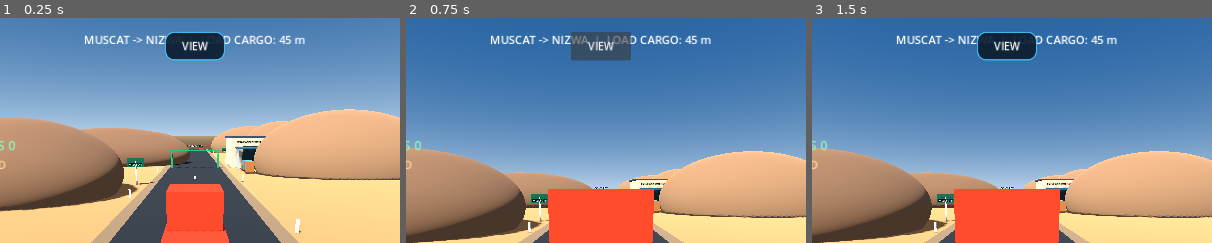
Above: before the commit, frames 1-3 (left to right).
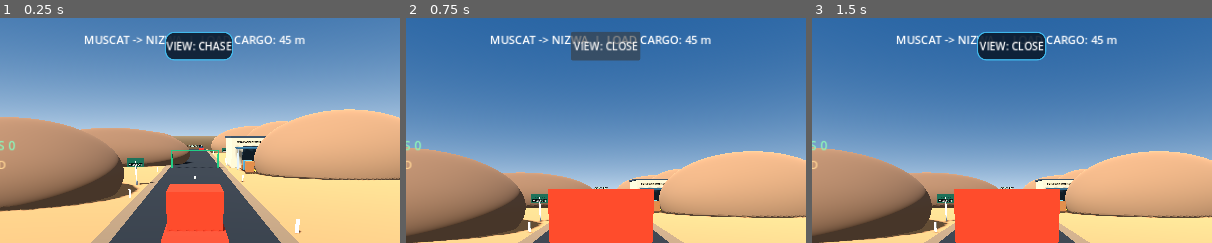
Above: after the commit, the same moments.

Repository: czz495m8zv-code/zayron-simulator
Game: Godot game, scene res://scenes/main/main.tscn
Same seed, same stepped clock (60 frames per second), same inputs: the game is played once before the commit and once after it.
Inputs:
- Up to frame 1 (0.25 s): no input
- Up to frame 2 (0.75 s): click "VIEW" (after the commit: "VIEW: CHASE") at 0.5 s
- Up to frame 3 (1.5 s): click "RESTART ROUTE" at 1.25 s
The pictures show only the part of the screen within x 26-76%, y 0-50%; the shares and areas given below are measured in that part.

The runs differ from the first frame. In frame 1, 0.7% of the frame differs, in the area x 41-59%, y 6-20%; in frame 2, 0.7%; in frame 3, 0.8%.

Commit message:
Add three driving camera views and cockpit steering wheel

Diff:
--- a/scripts/vehicles/prototype_truck.gd
+++ b/scripts/vehicles/prototype_truck.gd
@@ -16,7 +16,10 @@
 var _gear_label: Label
 var _exterior_camera: Camera3D
 var _close_camera: Camera3D
-var _using_close_camera: bool = false
+var _cockpit_camera: Camera3D
+var _camera_button: Button
+var _camera_mode: int = 0
+@export var cockpit_camera_position: Vector3 = Vector3(0.0, 2.45, -1.35)
 var _engine_playback: AudioStreamGeneratorPlayback
 var _engine_phase: float = 0.0
 const ENGINE_SAMPLE_RATE: float = 22050.0
@@ -121,6 +124,8 @@
 	windscreen.position = Vector3(0.0, 2.83, -1.92)
 	windscreen.material_override = glass
 	add_child(windscreen)
+
+	_add_cockpit_steering_wheel(Vector3(-0.62, 2.15, -1.55))
 
 	var wheel_material := StandardMaterial3D.new()
 	wheel_material.albedo_color = Color(0.045, 0.045, 0.05)
@@ -213,12 +218,25 @@
 	_close_camera.fov = 78.0
 	add_child(_close_camera)
 
+	_cockpit_camera = Camera3D.new()
+	_cockpit_camera.name = "CockpitCamera"
+	_cockpit_camera.position = cockpit_camera_position
+	_cockpit_camera.current = false
+	_cockpit_camera.fov = 76.0
+	add_child(_cockpit_camera)
+
 func _toggle_camera() -> void:
-	_using_close_camera = not _using_close_camera
-	if _using_close_camera:
-		_close_camera.make_current()
-	else:
-		_exterior_camera.make_current()
+	_camera_mode = (_camera_mode + 1) % 3
+	match _camera_mode:
+		0:
+			_exterior_camera.make_current()
+			_camera_button.text = "VIEW: CHASE"
+		1:
+			_close_camera.make_current()
+			_camera_button.text = "VIEW: CLOSE"
+		2:
+			_cockpit_camera.make_current()
+			_camera_button.text = "VIEW: CABIN"
 
 func _build_mobile_controls() -> void:
 	var layer := CanvasLayer.new()
@@ -259,7 +277,8 @@
 func _add_camera_button(parent: Control) -> void:
 	var button := Button.new()
 	button.name = "CameraToggle"
-	button.text = "VIEW"
+	button.text = "VIEW: CHASE"
+	_camera_button = button
 	button.focus_mode = Control.FOCUS_NONE
 	button.anchor_left = 0.5
 	button.anchor_right = 0.5
@@ -334,3 +353,39 @@
 			_reverse_input = 0.0
 		"steer_left", "steer_right":
 			_steering_input = 0.0
+
+func _add_cockpit_steering_wheel(location: Vector3) -> void:
+	var wheel := MeshInstance3D.new()
+	wheel.name = "CockpitSteeringWheel"
+	var ring := TorusMesh.new()
+	ring.inner_radius = 0.205
+	ring.outer_radius = 0.255
+	wheel.mesh = ring
+	wheel.rotation_degrees.x = 90.0
+	wheel.position = location
+	var wheel_material := StandardMaterial3D.new()
+	wheel_material.albedo_color = Color(0.055, 0.065, 0.075)
+	wheel_material.metallic = 0.22
+	wheel.material_override = wheel_material
+	add_child(wheel)
+	var hub := MeshInstance3D.new()
+	hub.name = "SteeringWheelHub"
+	var hub_mesh := CylinderMesh.new()
+	hub_mesh.top_radius = 0.075
+	hub_mesh.bottom_radius = 0.075
+	hub_mesh.height = 0.09
+	hub.mesh = hub_mesh
+	hub.rotation_degrees.x = 90.0
+	hub.position = location + Vector3(0.0, 0.0, -0.025)
+	hub.material_override = wheel_material
+	add_child(hub)
+	for spoke_index in range(3):
+		var spoke := MeshInstance3D.new()
+		spoke.name = "SteeringWheelSpoke_%d" % spoke_index
+		var spoke_mesh := BoxMesh.new()
+		spoke_mesh.size = Vector3(0.045, 0.22, 0.055)
+		spoke.mesh = spoke_mesh
+		spoke.position = location + Vector3(0.0, -0.07, 0.0)
+		spoke.rotation.z = TAU * float(spoke_index) / 3.0
+		spoke.material_override = wheel_material
+		add_child(spoke)
